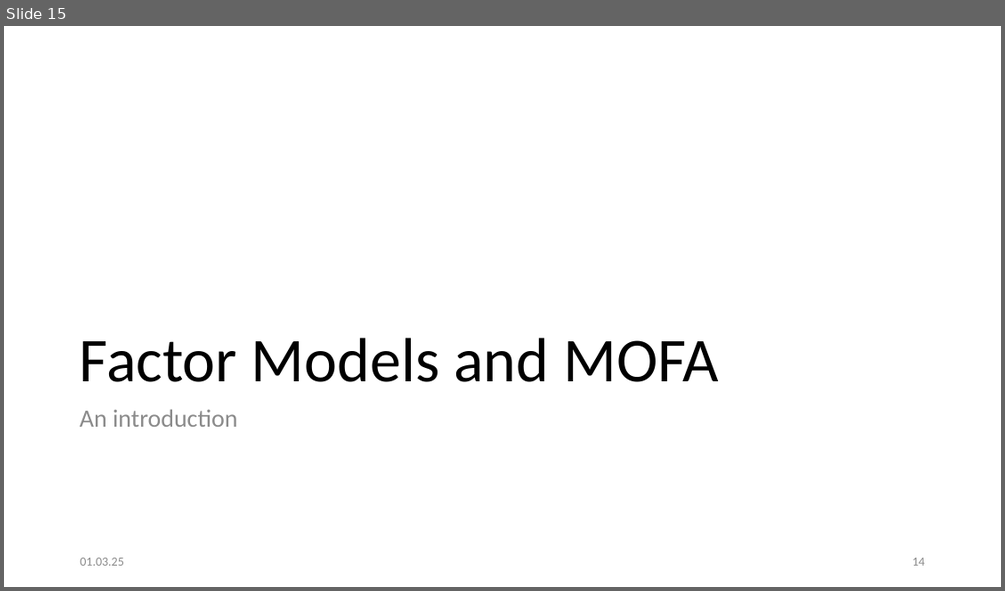
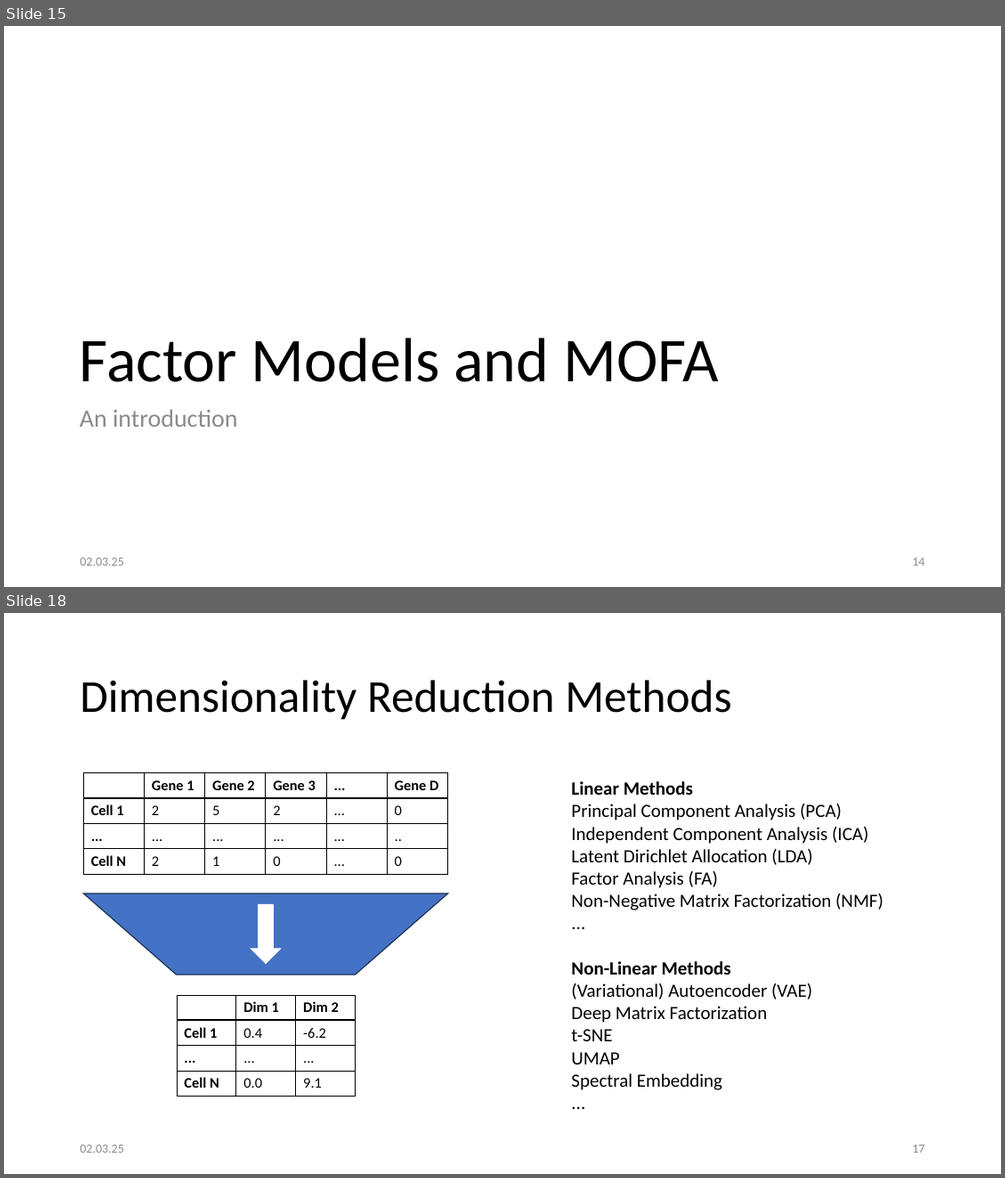
Before and after one commit to penelopenelope/ebi_mofa_workshop_precision_medicine, a slide deck: presentation.pptx. Shown one above the other, each under a label of ours: slide 15 before the commit, slides 15 and 18 after it; the slides between them are not shown. The pictures are 1005x591 and 1005x1178 pixels, drawn with LibreOffice and Linux fonts; fonts in the diff are those of the drawing. Boxes give left, top, right and bottom in pixels: in the first picture for what was removed or moved away, otherwise in the second. Text is boxed around its words. In the diff, an @@ line names an element or a change of style, - is before the commit and + after.

```diff
--- a/presentation.pptx
+++ b/presentation.pptx
@@ slide 18 added at (4,613,1001,1174), background #FFFFFF @@
@@ title added at (80,680,731,720), 44 pt, text #000000 @@
+Dimensionality Reduction Methods
@@ table added at (83,773,446,873), 4 rows, 6 columns @@
+ | Gene 1 | Gene 2 | Gene 3 | ... | Gene D
+Cell 1 | 2 | 5 | 2 | ... | 0
+... | ... | ... | ... | ... | ..
+Cell N | 2 | 1 | 0 | ... | 0
@@ text added at (571,781,883,1090), 18 pt, text #000000 @@
+Linear Methods
+Principal Component Analysis (PCA)
+Independent Component Analysis (ICA)
+Latent Dirichlet Allocation (LDA)
+Factor Analysis (FA)
+Non-Negative Matrix Factorization (NMF)
+...
+Non-Linear Methods
+(Variational) Autoencoder (VAE)
+Deep Matrix Factorization
+t-SNE
+UMAP
+Spectral Embedding
+...
@@ trapezoid added at (83,893,447,974), fill #4472C4, outline #1E3256 1 pt @@
@@ right arrow added at (250,904,282,964), fill #FFFFFF @@
@@ table added at (177,995,356,1094), 4 rows, 3 columns @@
+ | Dim 1 | Dim 2
+Cell 1 | 0.4 | -6.2
+... | ... | ...
+Cell N | 0.0 | 9.1
@@ text added at (80,1144,124,1152), 12 pt, text #8C8C8C @@
+02.03.25
@@ page number added at (912,1144,924,1152), 12 pt, text #8C8C8C @@
+17
@@ slide 15 changed as well @@
@@ text at (80,557,124,565): text changed @@
-01.03.25
+02.03.25
```
Also in this commit, not shown: 30 other slides changed, 1 other slide added, 2 slides removed.
